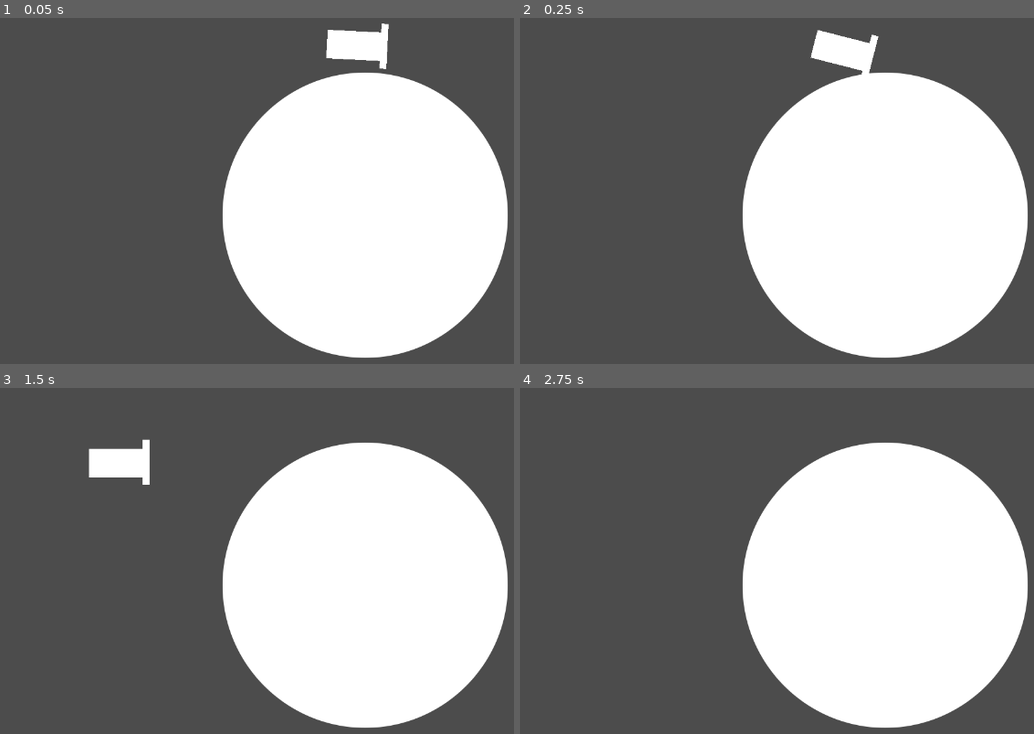
Above: before the commit, frames 1-4 (two rows, left to right).
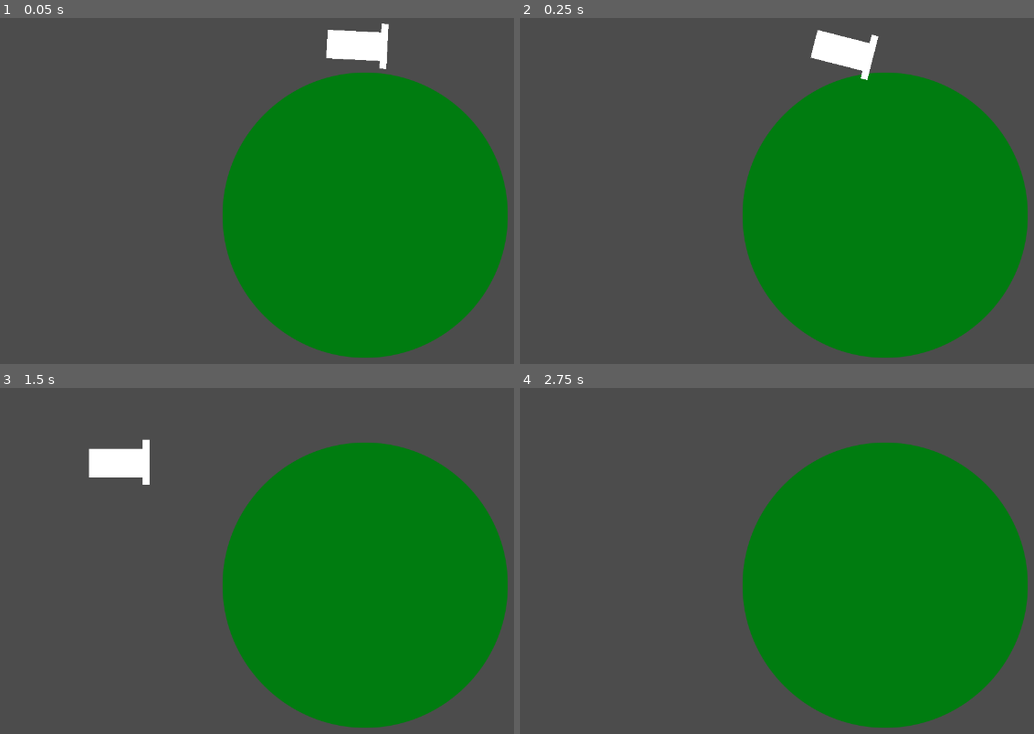
Above: after the commit, the same moments.

Repository: NoohAlavi/JuicyJam2022
Game: Godot game, scene res://Game/Game.tscn
Same seed, same stepped clock (60 frames per second), same inputs: the game is played once before the commit and once after it. The project has no main scene, so this scene is started directly.
Inputs:
- Up to frame 1 (0.05 s): no input
- Up to frame 2 (0.25 s): no input
- Up to frame 3 (1.5 s): hold D (move_right) 0.53-1.28 s; tap Space (swap_dir) at 0.6, 1.35 s; hold Left (move_left) from 1.28 s (still down)
- Up to frame 4 (2.75 s): release Left (move_left) at 2.03 s; hold D (move_right) from 2.03 s (still down); tap Space (swap_dir) at 2.1 s

The runs differ from the first frame. In frame 1, 36% of the frame differs, in the area x 43-99%, y 15-99%; in frame 2, 36%; in frame 3, 36%; in frame 4, 36%.

Commit message:
Made planet green

Diff:
--- a/JuicyJam/Game/Game.tscn
+++ b/JuicyJam/Game/Game.tscn
@@ -6,6 +6,7 @@
 [node name="Node2D" type="Node2D"]
 
 [node name="Planet" type="Sprite" parent="."]
+modulate = Color( 0, 0.486275, 0.0627451, 1 )
 scale = Vector2( 0.5, 0.5 )
 texture = ExtResource( 1 )
 
